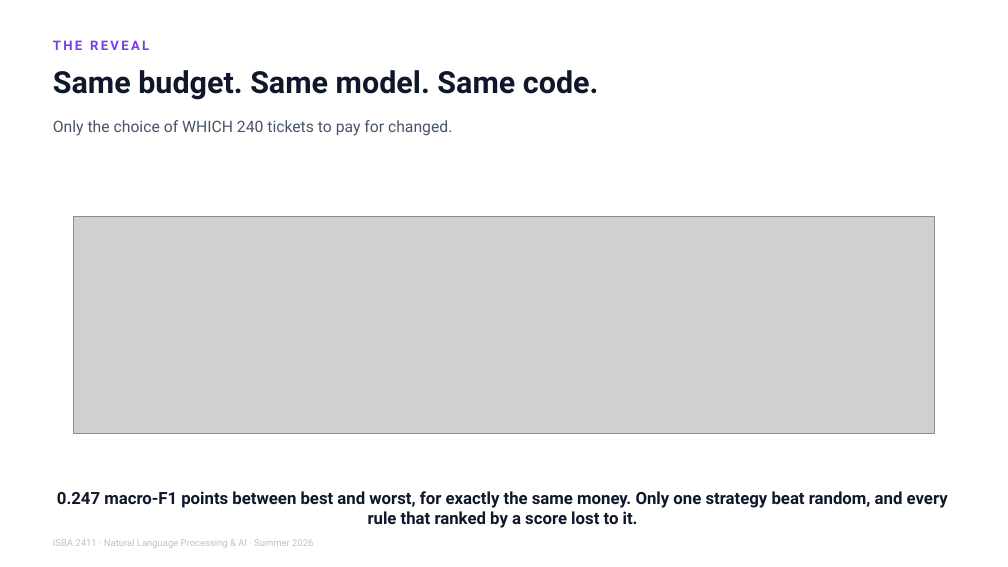
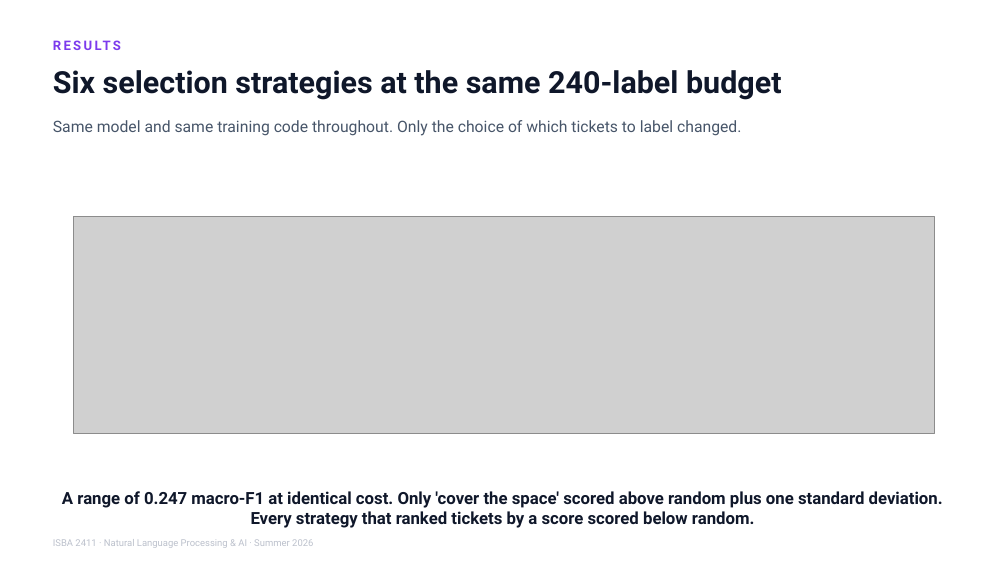
Before and after one commit to JulesMalin/isba2411-nlp, a slide deck: slide 15 of Week 7/L14_Making_It_Yours.pptx. Drawn at 1008x567 pixels with LibreOffice and Linux fonts; fonts in the diff are those of the drawing; grey boxes stand for pictures. Boxes give left, top, right and bottom in pixels: in the first picture for what was removed or moved away, otherwise in the second. Text is boxed around its words. In the diff, an @@ line names an element or a change of style, - is before the commit and + after.

Commit message:
L14: replace tagline phrasing with explicit, factual headings throughout

```diff
--- a/Week 7/L14_Making_It_Yours.pptx
+++ b/Week 7/L14_Making_It_Yours.pptx
@@ text at <box>53,40,149,50</box>: text changed @@
-THE REVEAL
+RESULTS
@@ text at <box>53,70,781,100</box>: text changed @@
-Same budget. Same model. Same code.
+Six selection strategies at the same 240-label budget
@@ text at <box>53,120,741,136</box>: text changed @@
-Only the choice of WHICH 240 tickets to pay for changed.
+Same model and same training code throughout. Only the choice of which tickets to label changed.
@@ text at <box>62,491,943,528</box>: text changed @@
-0.247 macro-F1 points between best and worst, for exactly the same money. Only one strategy beat random, and every rule that ranked by a score lost to it.
+A range of 0.247 macro-F1 at identical cost. Only 'cover the space' scored above random plus one standard deviation. Every strategy that ranked tickets by a score scored below random.
```
Also in this commit, not shown: 20 other slides changed.
